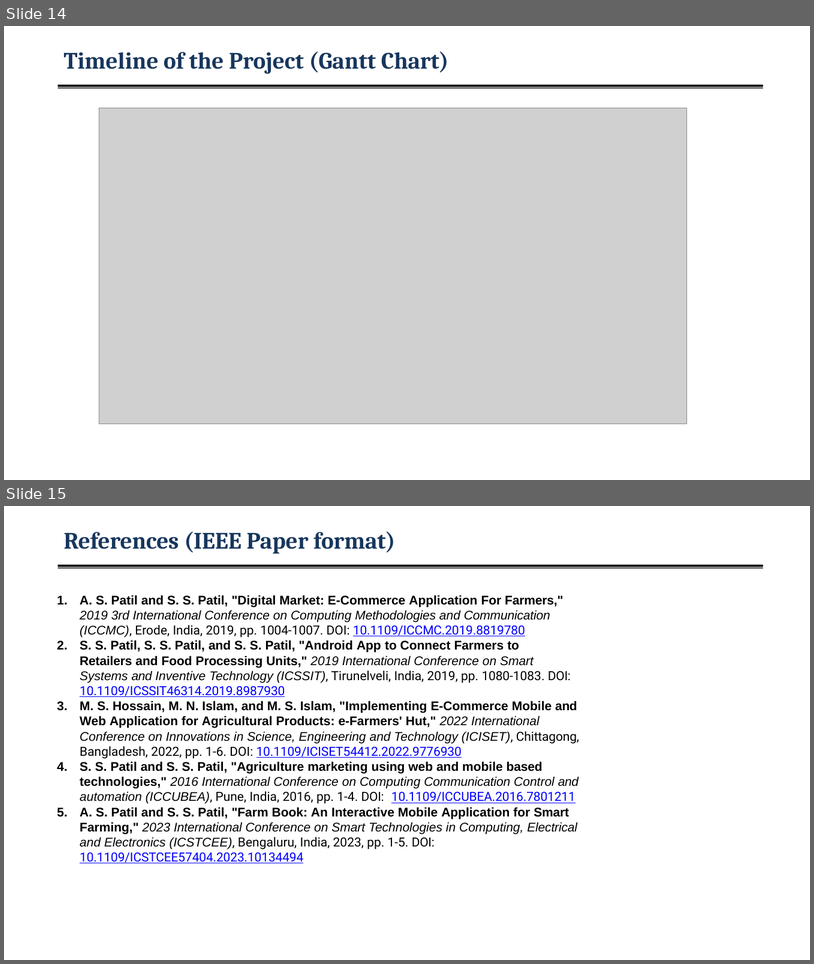
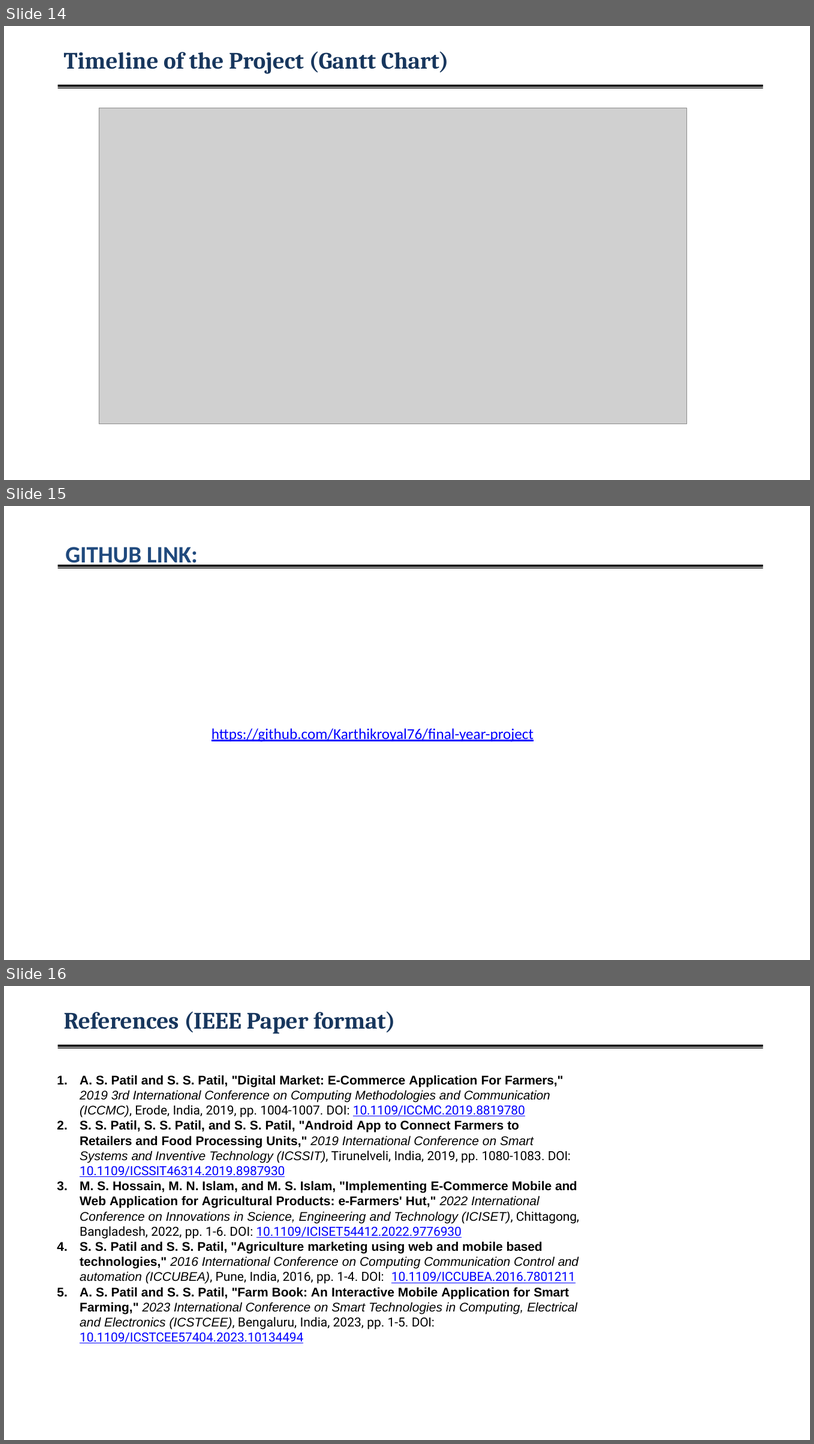
Before and after one commit to Karthikroyal76/final-year-project, a slide deck: MOBILE APP FOR DIRECT MARKET ACCES FOR FARMERS FINAL PPT.pptx. Shown one above the other, each under a label of ours: slides 14 and 15 before the commit, slides 14, 15 and 16 after it. The pictures are 814x964 and 814x1444 pixels, drawn with LibreOffice and Linux fonts; fonts in the diff are those of the drawing; grey boxes stand for pictures; background and template pictures are left out. Boxes give left, top, right and bottom in pixels: in the first picture for what was removed or moved away, otherwise in the second. Text is boxed around its words. In the diff, an @@ line names an element or a change of style, - is before the commit and + after.

```diff
--- a/MOBILE APP FOR DIRECT MARKET ACCES FOR FARMERS FINAL PPT.pptx
+++ b/MOBILE APP FOR DIRECT MARKET ACCES FOR FARMERS FINAL PPT.pptx
@@ slide 15 added at [4,506,810,960], background #FFFFFF; not listed: 1 template element that a slide beside it also shows @@
@@ text added at [65,547,198,568], 28 pt, text #1F497D, bold @@
+GITHUB LINK:
@@ text added at [212,728,534,742], 18 pt, text #0000FF, underline @@
+https://github.com/Karthikroyal76/final-year-project
@@ what was slide 15 is now slide 16 @@
```
